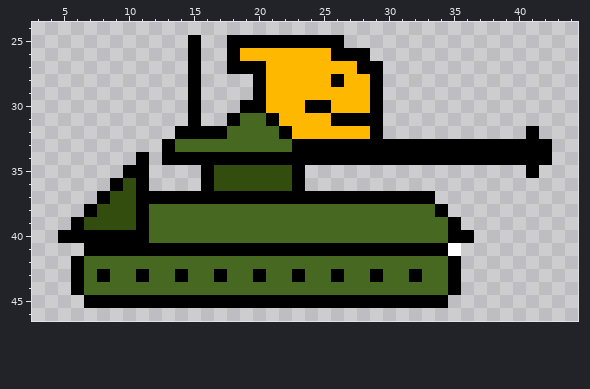
Two versions of one pixel-art sprite, assets/sprites/tank.png. This is how it looked before the edit.
The file is 48x48 pixels. Colours within 5 levels of each other are drawn and written as one. Shown: x 3..44, y 24..46.
The same view after the edit:
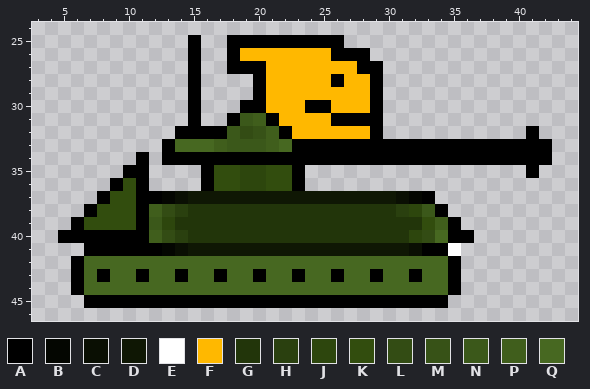
Palette (. is transparent): A #000000  B #040601  C #0a0f03  D #0f1704  E #ffffff  F #ffb800  G #22350a  H #2a400f  J #2d460d  K #324d0e  L #334c14  M #375217  N #3b581a  P #405e1c  Q #476821
Change:
{"y":31,"x":19,"old":"QQ","new":"NP"}
{"y":32,"x":18,"old":"QQQQ","new":"NLMP"}
{"y":33,"x":17,"old":"QQQQQ","new":"PNNNP"}
{"y":35,"x":19,"old":"KK","new":"JJ"}
{"y":36,"x":19,"old":"KK","new":"JJ"}
{"y":37,"x":13,"old":"AAAAAAAAAAAAAAAAAAAA","new":"BCDDDDDDDDDDDDDDDDCB"}
{"y":38,"x":12,"old":"QQQQQQQQQQQQQQQQQQQQQQ","new":"PLHGGGGGGGGGGGGGGGGHJN"}
{"y":39,"x":12,"old":"QQQQQQQQQQQQQQQQQQQQQQQ","new":"NJGGGGGGGGGGGGGGGGGGGKP"}
{"y":40,"x":12,"old":"QQQQQQQQQQQQQQQQQQQQQQ","new":"PLHGGGGGGGGGGGGGGGGGJL"}
{"y":41,"x":13,"old":"AAAAAAAAAAAAAAAAAAAA","new":"BCDDDDDDDDDDDDDDDDDC"}
